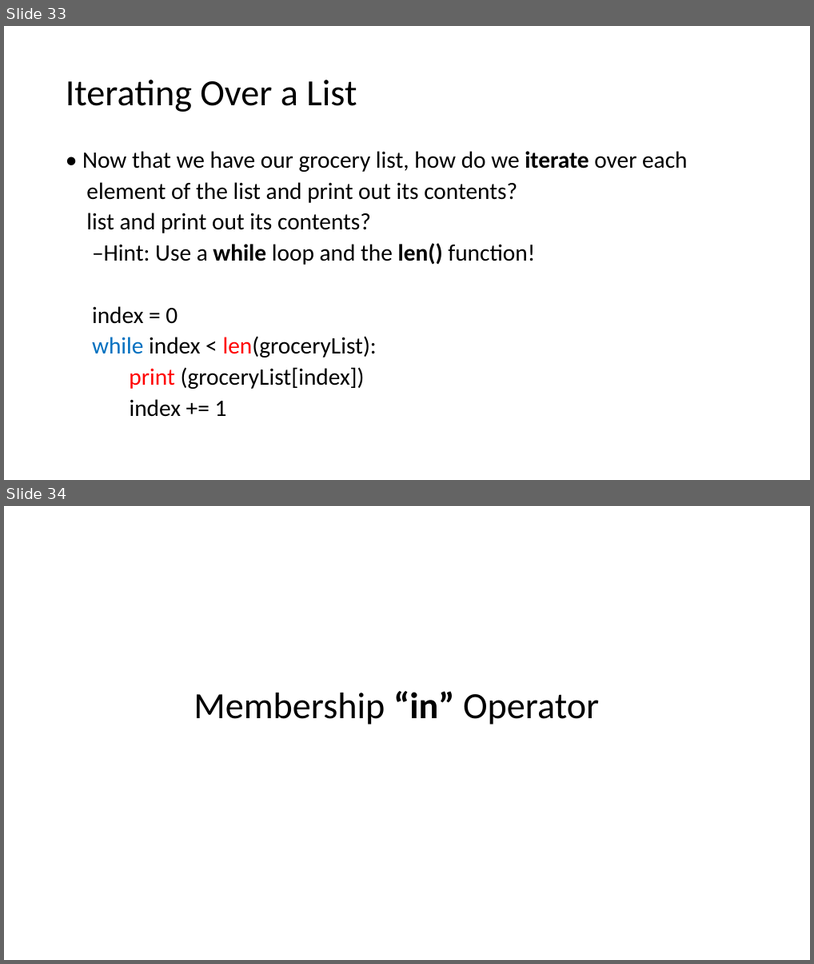
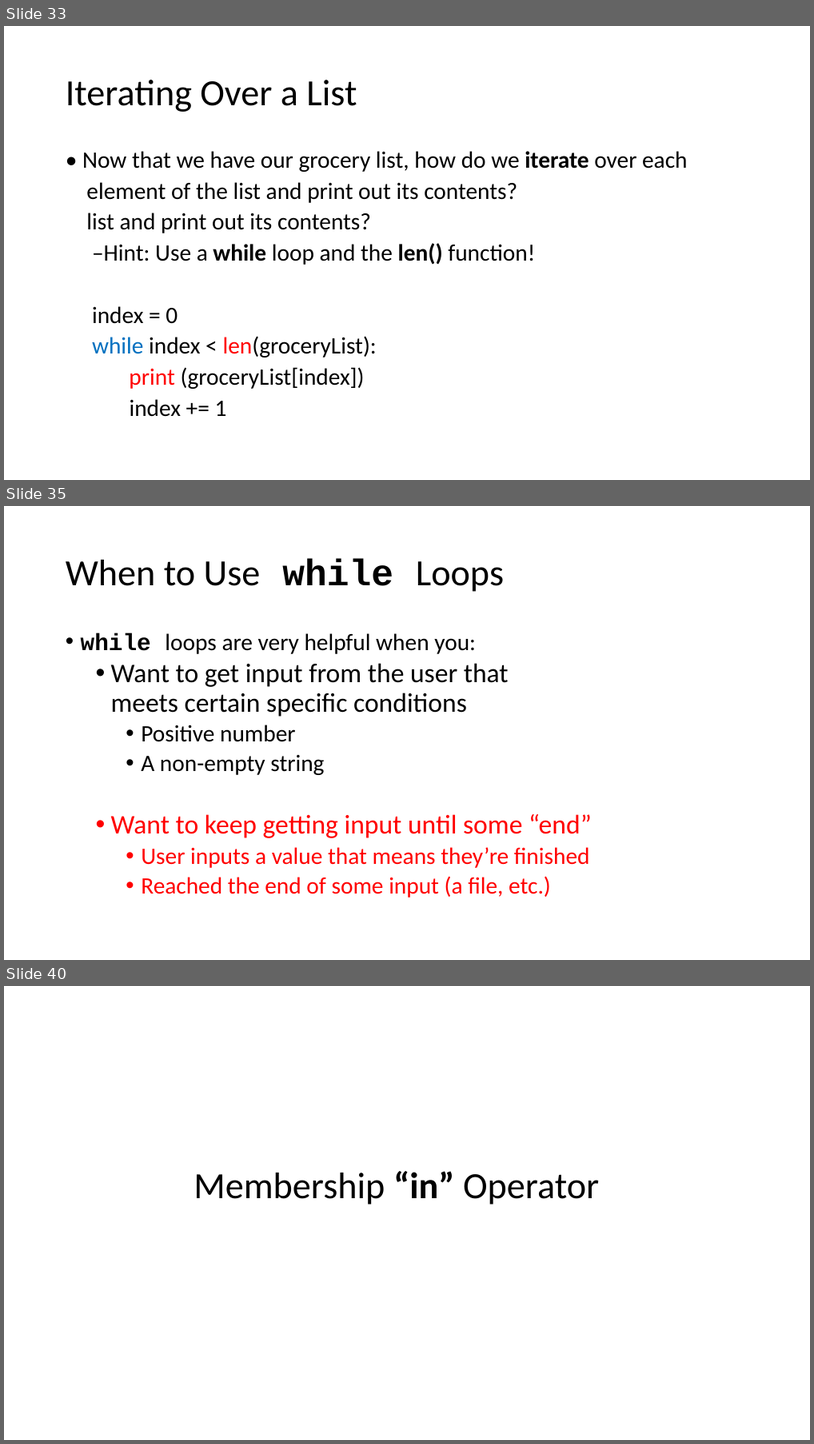
Before and after one commit to HKohin/Python-for-Upward-Bound-Program, a slide deck: PYTHON_8_Lists Part 1.pptx. Shown one above the other, each under a label of ours: slides 33 and 34 before the commit, slides 33, 35 and 40 after it; the slides between them are not shown. The pictures are 814x964 and 814x1444 pixels, drawn with LibreOffice and Linux fonts; fonts in the diff are those of the drawing. Boxes give left, top, right and bottom in pixels: in the first picture for what was removed or moved away, otherwise in the second. Text is boxed around its words. In the diff, an @@ line names an element or a change of style, - is before the commit and + after.

```diff
--- a/PYTHON_8_Lists Part 1.pptx
+++ b/PYTHON_8_Lists Part 1.pptx
@@ slide 35 added at [4,506,810,960], background #FFFFFF @@
@@ title added at [66,560,504,592], 44 pt, text #000000 @@
+When to Use while Loops
@@ text added at [81,633,592,897], 28 pt, text #000000 @@
+• while loops are very helpful when you:
+  • Want to get input from the user that
+    meets certain specific conditions
+    • Positive number
+    • A non-empty string
+  • Want to keep getting input until some “end”
+    • User inputs a value that means they’re finished
+    • Reached the end of some input (a file, etc.)
@@ what was slide 34 is now slide 40 @@
```
Also in this commit, not shown: 3 slides changed, 5 other slides added.
